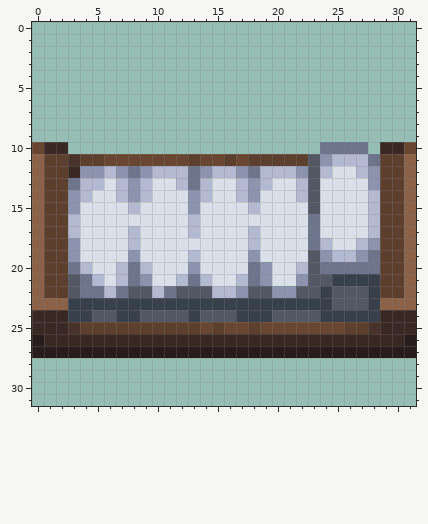
A pixel-art sprite gets an edit: Resources/Textures/_CP14/Structures/Furniture/wooden_bed.rsi/icon.png. This is how it looked before the edit.
The file is 32x32 pixels.
After:
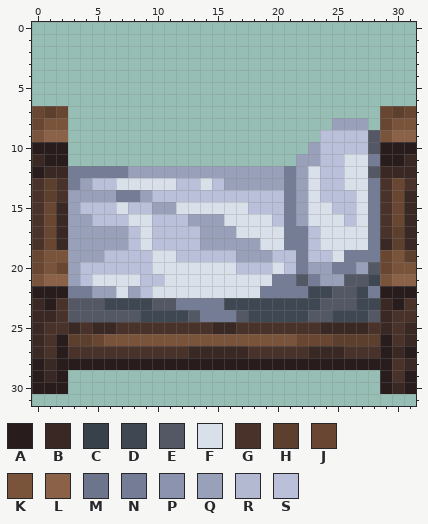
Palette (. is transparent): A #291c1c  B #392824  C #38414b  D #3f4752  E #545864  F #dae0ea  G #493229  H #5d3f2d  J #684631  K #7a533b  L #8b6147  M #6d758d  N #747c96  P #8b93af  Q #99a0ba  R #b3b9d1  S #bac0d9
Change:
Changed rows in their new state; - is an unchanged pixel.
first column x 0:
 7 JHJ--------------------------JHJ
 8 JKK----------------------QQQ-JKK
 9 KLL---------------------SSSSEKLL
10 AAA--------------------QSSSSEAAA
11 BAA...................QQSSFFNAAB
12 ABBNNNNNQQQQQQQQQQQQQNQFSS-FEBBB
13 G-GNQSSFFF--SSFSQQQQQNQFSS--NGJG
14 G-GQQQQNNQSSSSSSSSSSSNQFSSS-NGJB
15 GJBQSSS-SSQQ-F----SSSNQF-SS-NGJB
16 GJBQQSSS--SSSQQQ----SNQF--S-NGJB
17 GJBQQQQQS-SSSSQQQ-F--NNS----NG-B
18 GJBQQQQQS-SSSSQQQQQ--NNSF--FNB-B
19 JKKQQQSSSS--SSSSSQQQSSNSSFNNNJKH
20 JKJQSSSSSS---F---SSS-SNQQNNQEJKK
21 KLLQSF-FFSS-FFF--FFFNNENQQEEDKL-
22 AAANNQQFQSFFFFFFFFFNNNNDD--DNAAA
23 BAGEEEDDDDEENNNNDDDDDDDDE--DDBAG
24 --GEE--EEDDDDENNNEDDDDD-EDDDE-GG
25 -GGBGBBGGGGGGGGBBGGGGGGGBBBB--G-
26 BGAHHJKKKKKKKKKKKKKKKKJJJHHHHAGB
27 BG-GGGGGGGGGGBBBBBGGGGGBBBGGG-B-
28 ABAAAAAAAAAAAAAAAAAAAAAAAAAAAAGB
29 ABA--------------------------AGA
30 AAA--------------------------ABA
Where, in picture pixels (left, top, right, bottom), the same in both pictures:
changed: (32, 106, 416, 394)
